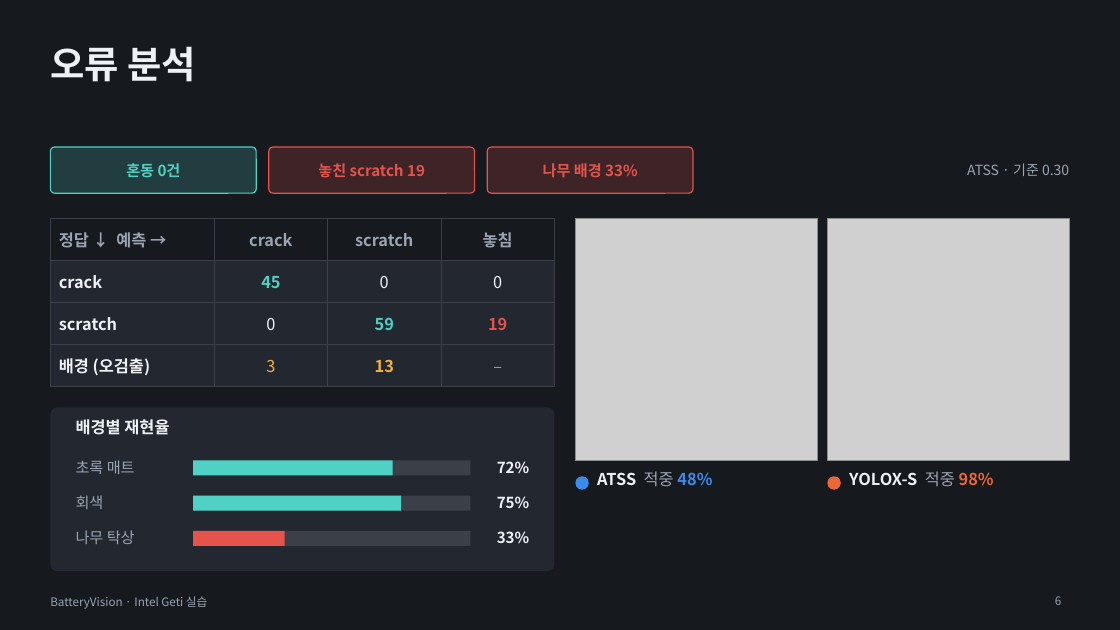
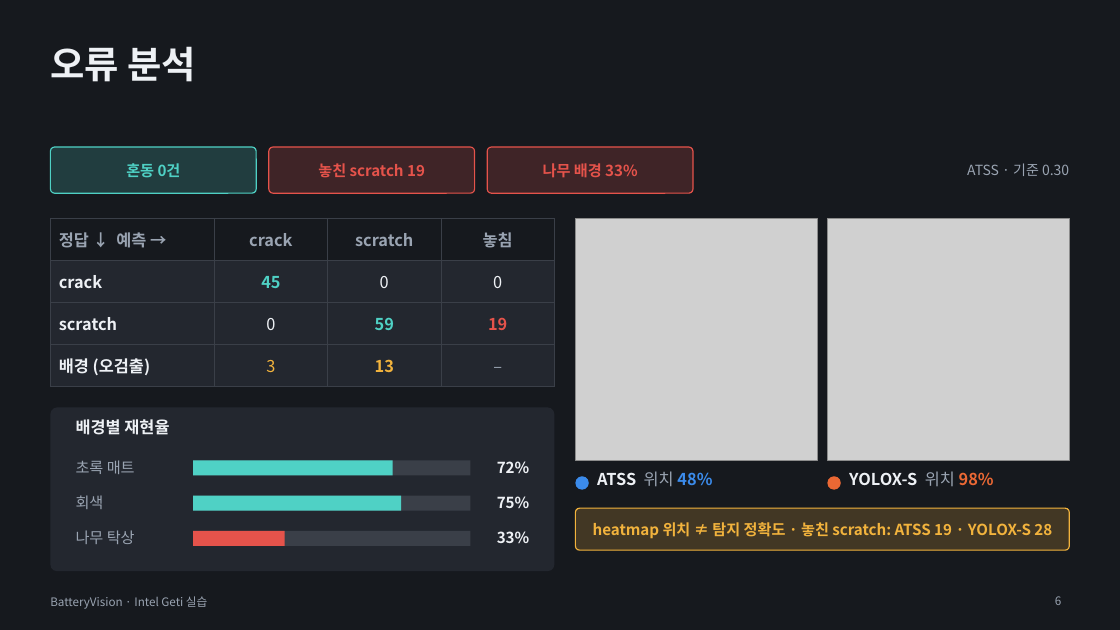
Before and after one commit to se4nchoi/batteryvision, a slide deck: slide 6 of docs/submission/BatteryVision_발표.pptx. Drawn at 1120x630 pixels with LibreOffice and Linux fonts; fonts in the diff are those of the drawing; grey boxes stand for pictures. Boxes give left, top, right and bottom in pixels: in the first picture for what was removed or moved away, otherwise in the second. Text is boxed around its words. In the diff, an @@ line names an element or a change of style, - is before the commit and + after.

```diff
--- a/docs/submission/BatteryVision_발표.pptx
+++ b/docs/submission/BatteryVision_발표.pptx
@@ text at [597, 471, 712, 486]: text changed @@
-ATSS 적중 48%
+ATSS 위치 48%
@@ text at [849, 471, 994, 486]: text changed @@
-YOLOX-S 적중 98%
+YOLOX-S 위치 98%
@@ rounded rectangle added at [576, 508, 1070, 550], fill #F2B33D at 20% opacity, outline #F2B33D 1 pt @@
@@ text added at [593, 522, 1052, 539], 13 pt, text #F2B33D, bold @@
+heatmap 위치 ≠ 탐지 정확도 · 놓친 scratch: ATSS 19 · YOLOX-S 28
```
Also in this commit, not shown: 3 other slides changed, 1 slide added, 1 other file.
